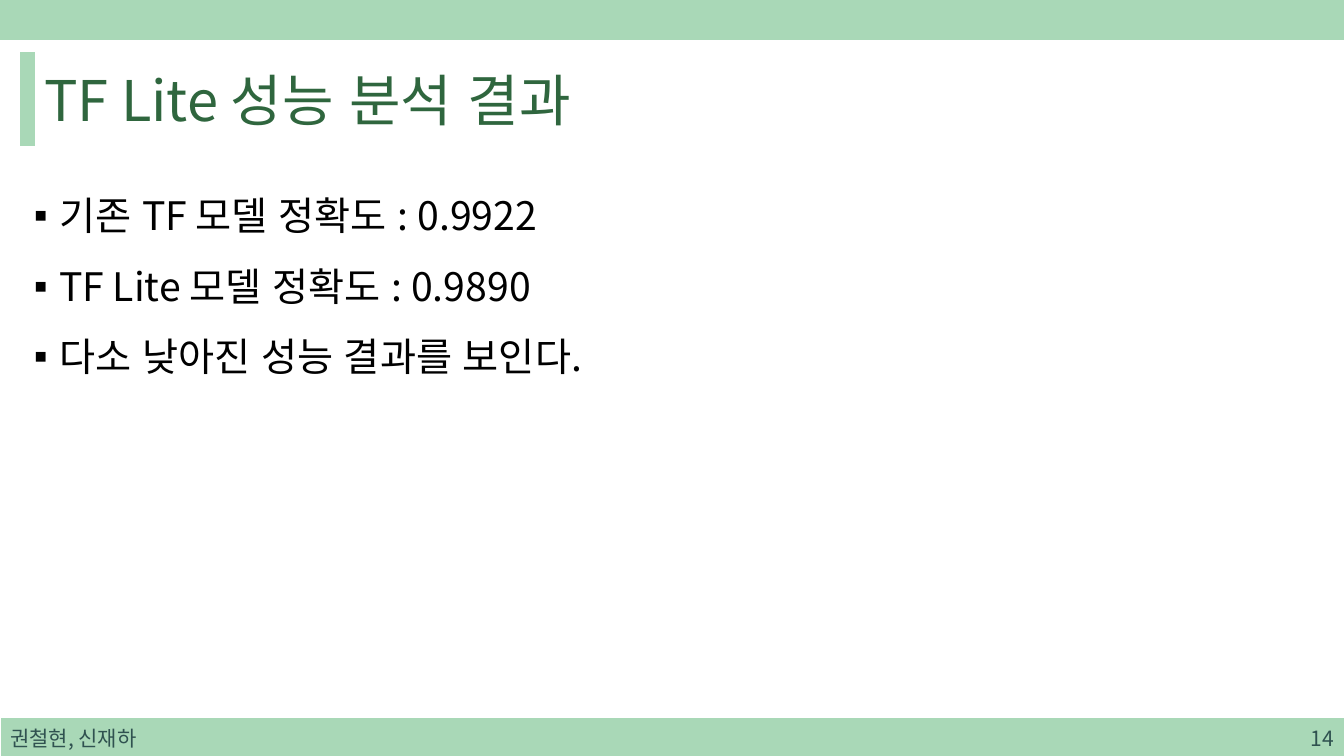
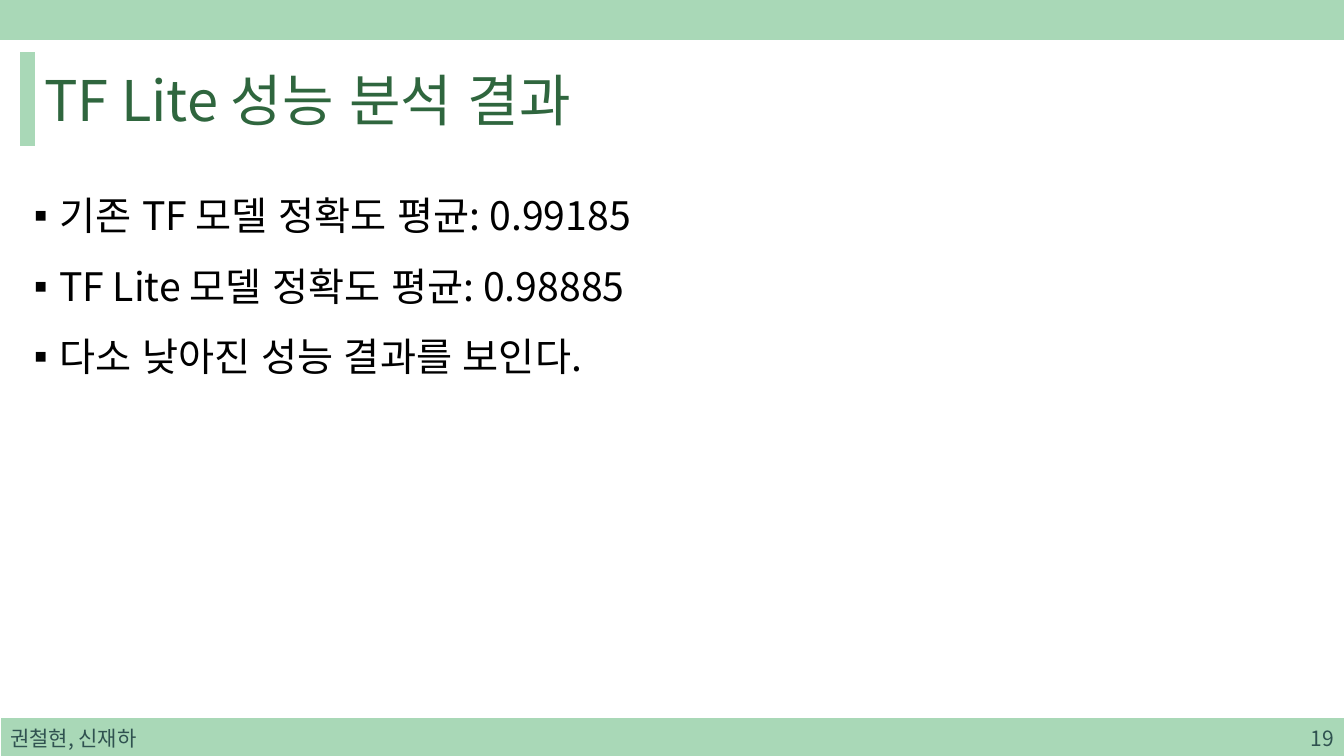
Before and after one commit to sjh4287/capston, a slide deck: slide 19 of 2022.01.07/TensorFlow Lite.pptx (slide 14 before the commit). Drawn at 1344x756 pixels with LibreOffice and Linux fonts; fonts in the diff are those of the drawing. Boxes give left, top, right and bottom in pixels: in the first picture for what was removed or moved away, otherwise in the second. Text is boxed around its words. In the diff, an @@ line names an element or a change of style, - is before the commit and + after.

Commit message:
Update TensorFlow Lite.pptx
ppt 수정

```diff
--- a/2022.01.07/TensorFlow Lite.pptx
+++ b/2022.01.07/TensorFlow Lite.pptx
@@ text at [59,197,631,304]: text changed @@
-▪ 기존 TF 모델 정확도 : 0.9922
-▪ TF Lite 모델 정확도 : 0.9890
+▪ 기존 TF 모델 정확도 평균: 0.99185
+▪ TF Lite 모델 정확도 평균: 0.98885
@@ page number at [1311,730,1334,746]: text changed @@
-14
+19
```
Also in this commit, not shown: 10 other slides changed, 5 slides added.
